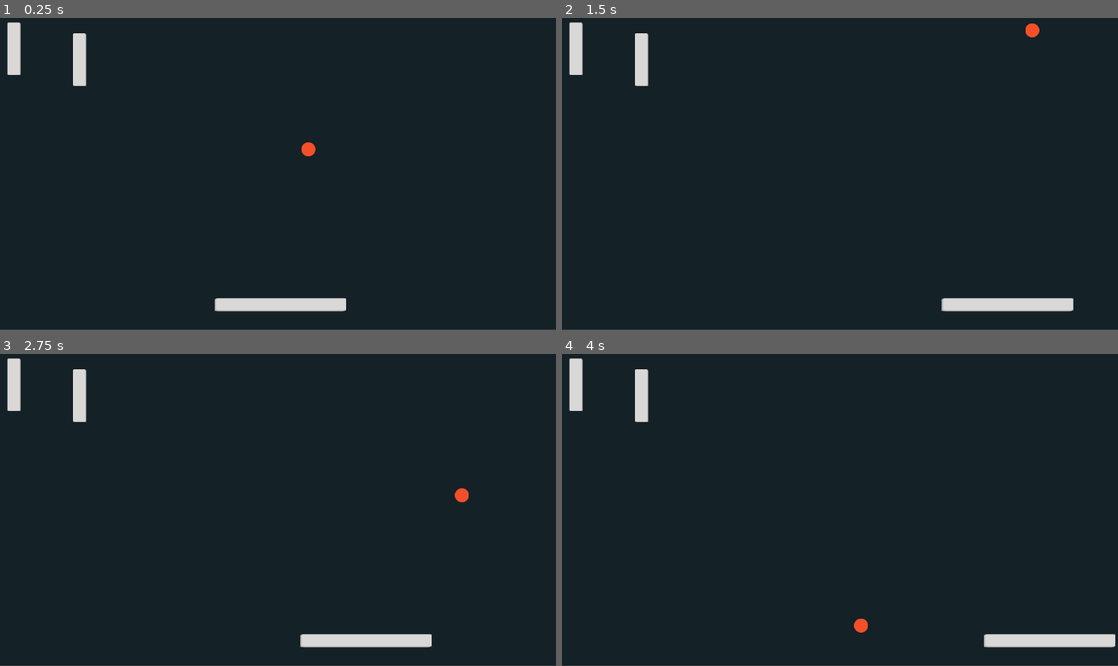
Above: before the commit, frames 1-4 (two rows, left to right).
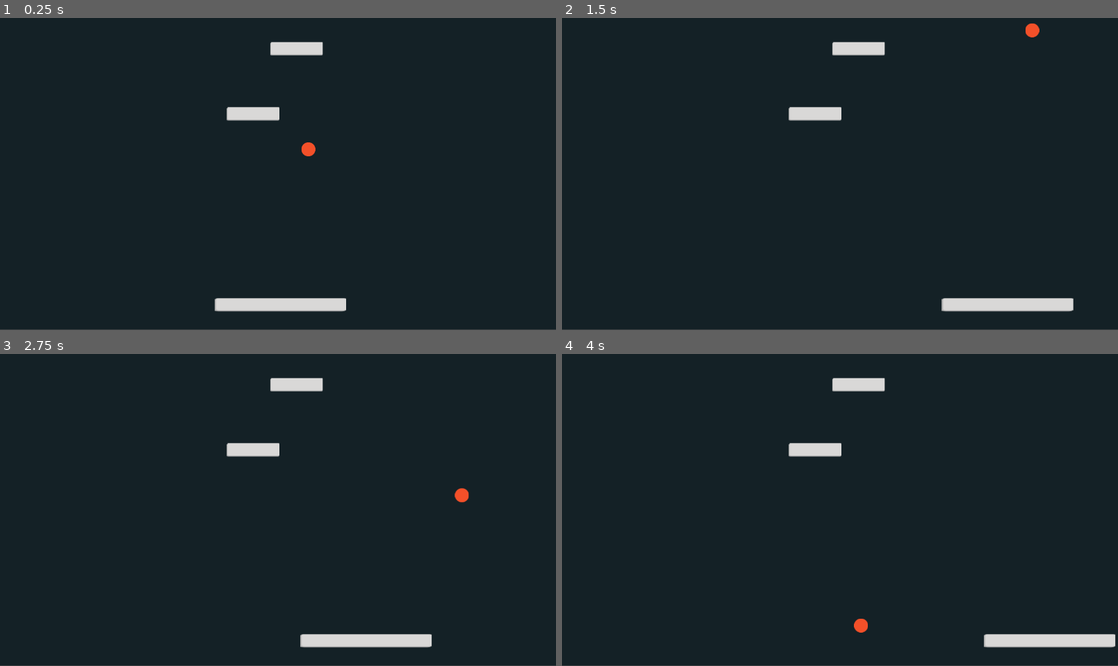
Above: after the commit, the same moments.

Repository: tildesarecool/Godot-breakout-from-scratch
Game: Godot game, scene res://Level/Level.tscn
The game is run twice, just before and just after one commit, with the same random seed, the same clock (stepped at 60 frames per second) and the same inputs.
Inputs:
- Up to frame 1 (0.25 s): no input
- Up to frame 2 (1.5 s): tap Enter (ui_accept) at 0.5, 0.77 s; hold Right (ui_right) from 0.53 s (still down)
- Up to frame 3 (2.75 s): tap Enter (ui_accept) at 1.52 s; release Right (ui_right) at 2.03 s; hold Left (ui_left) from 2.03 s (still down)
- Up to frame 4 (4 s): release Left (ui_left) at 2.78 s; hold Right (ui_right) from 2.78 s (still down); tap Enter (ui_accept) at 3.02, 3.77 s

The runs differ from the first frame. In frame 1, 1.7% of the frame differs, in the area x 1-59%, y 1-33%; in frame 2, 1.7%; in frame 3, 1.7%; in frame 4, 1.7%.
Error before the commit: Invalid access to property or key 'BlockOneSprite' on a base object of type 'CharacterBody2D (block.gd)'. (res://Block/block.gd:7)

Commit message:
small progress

Diff:
--- a/Ball/Ball.gd
+++ b/Ball/Ball.gd
@@ -9,6 +9,8 @@
 
 var ball_velocity = Vector2.ZERO
 
+
+
 func _ready():
 	randomize()
 	# horizontal speed
@@ -18,7 +20,9 @@
 
 
 func _physics_process(delta):
-
+	#var oSetRotationCol = self.get_node(Block.blockon)
+	#oSetRotationCol.remove_child(BlockOneSprite)
+	# move_and_collide(ball_velocity).get_collider().
 	var collision_object = move_and_collide(ball_velocity * SPEED * delta)
 	if collision_object:
 		ball_velocity = ball_velocity.bounce(collision_object.get_normal() )
--- a/Block/block.gd
+++ b/Block/block.gd
@@ -4,11 +4,41 @@
 func _ready():
 	#var BlockGroup =
 	add_to_group('Blocks') # self.new()
-	self.add_to_group(self.BlockOneSprite)
-	self.add_to_group(self.BlockOneCollision)
+#	self.add_to_group(self.BlockOneSprite)
+#	self.add_to_group(self.BlockOneCollision)
 	#var vShowGrp = get_tree().get_nodes_in_group("Blocks")
 
+## ################## blockone sprite and blockonecollision match each other
+	var oSetRotationSpr = self.get_node("BlockOneSprite")
+	oSetRotationSpr.rotation_degrees = 90
+	oSetRotationSpr.position.x = 650
+	var oSetRotationCol = self.get_node("BlockOneCollision")
+	oSetRotationCol.position.x = 650
+	oSetRotationCol.rotation_degrees = 90
+## ################## blockone sprite and blockonecollision match each other
+
+
+## ################## block2d2 sprite and blockonecollision2d2 match each other
+	var oSprite2D2spr = self.get_node("Sprite2D2")
+	oSprite2D2spr.rotation_degrees = 90
+	oSprite2D2spr.position.x = 550
+	oSprite2D2spr.position.y = 150
+	var oSetColShape2d2col = self.get_node("CollisionShape2D2")
+	oSetColShape2d2col.position.x = 550
+	oSetColShape2d2col.position.y = 150
+	oSetColShape2d2col.rotation_degrees = 90
+## ################## block2d2 sprite and blockonecollision2d2 match each other
+
 	pass
+
+func _on_child_entered_tree(node):
+
+	pass # Replace with function body.
+
+#	func _on_wall_bottom_body_entered():
+
+
+#		pass
 	##self.BlockOneSprite.rotation_degrees = 90
 	##var oSetRotationCol = self.get_node("BlockOneCollision")
 	## var oSetRotationSpr = self.get_node("BlockOneSprite")
@@ -24,19 +54,19 @@
 	## oSetRotationSpr.position.x = 650
 	## ## ## ## ## ## ## ## ## ## ## ## ## ## ## ## ## ## ## ## ##
 
-func fnDuplicate_Blocks():
-	#get_tree().call_group('BallGroup', 'stop_ball')
-	#$BallGroup.
-	#self.duplicate(self.BlockOneSprite)
-	var i = self.get_node("BlockOneSprite")
-	var x = duplicate(i)
-
-	self.add_child(x)
-	x.name = "oBlockTwo"
-	x.add_to_group("Blocks")
-	x.position.y = 200
-
-	pass
+##func fnDuplicate_Blocks():
+##	#get_tree().call_group('BallGroup', 'stop_ball')
+##	#$BallGroup.
+##	#self.duplicate(self.BlockOneSprite)
+##	var i = self.get_node("BlockOneSprite")
+##	var x = duplicate(i)
+##
+##	self.add_child(x)
+##	x.name = "oBlockTwo"
+##	x.add_to_group("Blocks")
+##	x.position.y = 200
+##
+##	pass
 
 
 
--- a/Block/block.tscn
+++ b/Block/block.tscn
@@ -14,16 +14,19 @@
 texture = ExtResource("2_3da8j")
 metadata/_edit_group_ = true
 
+[node name="BlockOneCollision" type="CollisionShape2D" parent="."]
+shape = SubResource("RectangleShape2D_ilmxq")
+metadata/_edit_group_ = true
+
 [node name="Sprite2D2" type="Sprite2D" parent="."]
 position = Vector2(151, 25)
 texture = ExtResource("2_3da8j")
 metadata/_edit_group_ = true
 
-[node name="BlockOneCollision" type="CollisionShape2D" parent="."]
-shape = SubResource("RectangleShape2D_ilmxq")
-metadata/_edit_group_ = true
-
 [node name="CollisionShape2D2" type="CollisionShape2D" parent="."]
 position = Vector2(151, 25)
 shape = SubResource("RectangleShape2D_ilmxq")
+debug_color = Color(0.886275, 0.184314, 0.682353, 0.419608)
 metadata/_edit_group_ = true
+
+[connection signal="child_entered_tree" from="." to="." method="_on_child_entered_tree"]
--- a/Level/Level.gd
+++ b/Level/Level.gd
@@ -1,10 +1,19 @@
 extends Node
+
+# I was looking for htis int he documentation and then stumbled upon it
+# https://docs.godotengine.org/en/4.0/getting_started/first_2d_game/03.coding_the_player.html
+# func _ready():
+#    screen_size = get_viewport_rect().size
 
 var PlayerScore = 0
 
+#var viewableWidth = get_viewport().size.length()
+
 func _on_wall_bottom_body_entered(body):
+
 	#pass
 	reset_ball()
+	#print_debug(viewableWidth)
 
 
 
@@ -16,8 +25,6 @@
 # Called every frame. 'delta' is the elapsed time since the previous frame.
 ##func _process(delta):
 ##	pass
-
-
 
 func reset_ball():
 	$Ball.position = Vector2(640,360)
Not shown, added: queue free for delete.txt
